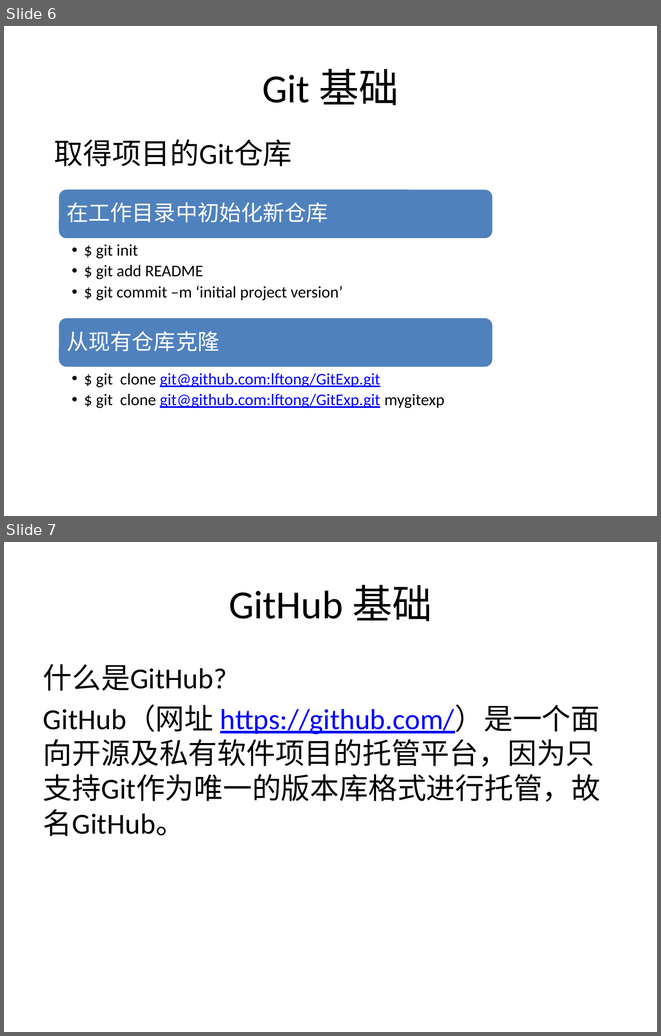
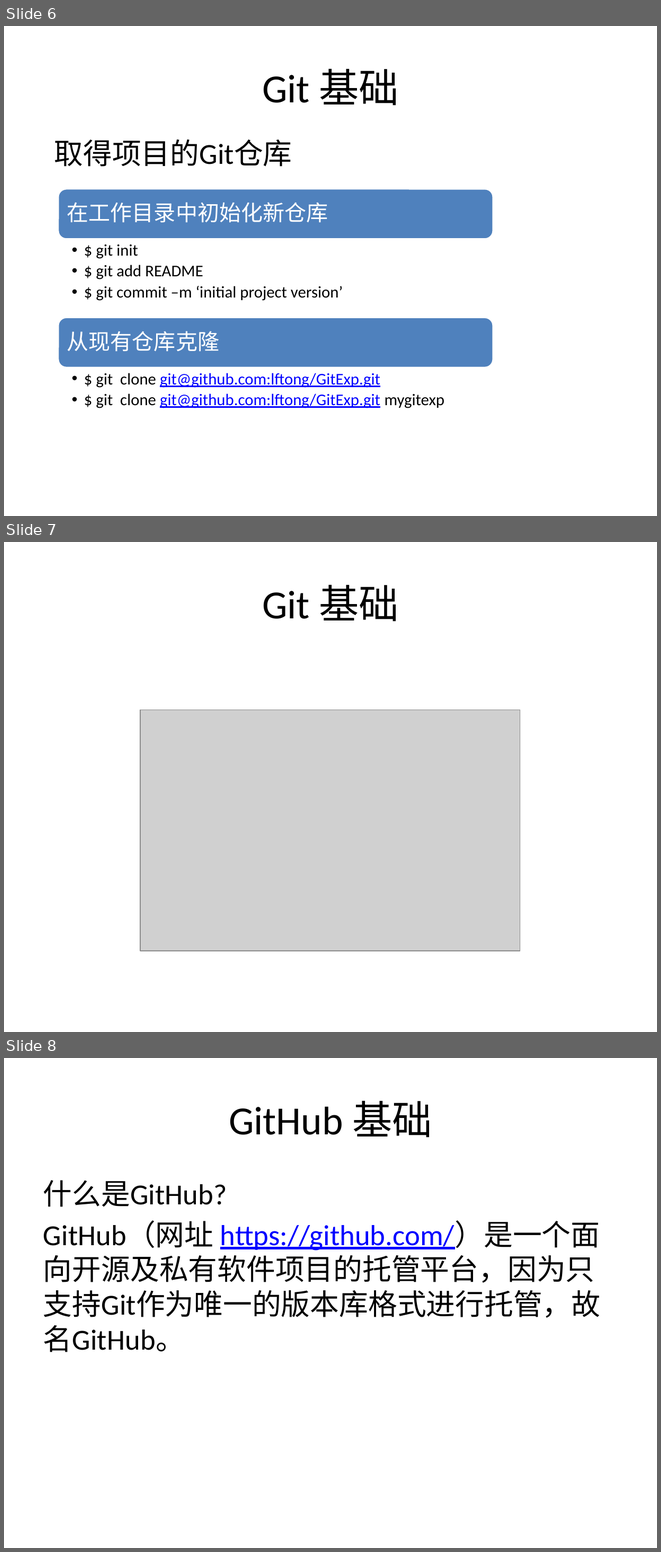
Before and after one commit to lftong/tong-doc, a slide deck: Git Primer.pptx. Shown one above the other, each under a label of ours: slides 6 and 7 before the commit, slides 6, 7 and 8 after it. The pictures are 661x1036 and 661x1552 pixels, drawn with LibreOffice and Linux fonts; fonts in the diff are those of the drawing; grey boxes stand for pictures. Boxes give left, top, right and bottom in pixels: in the first picture for what was removed or moved away, otherwise in the second. Text is boxed around its words. In the diff, an @@ line names an element or a change of style, - is before the commit and + after.

Commit message:
edit

```diff
--- a/Git Primer.pptx
+++ b/Git Primer.pptx
@@ slide 7 added at [4, 542, 657, 1032], background #FFFFFF @@
@@ title added at [262, 584, 399, 622], 44 pt, text #000000 @@
+Git 基础
@@ picture added at [140, 710, 521, 951] @@
@@ what was slide 7 is now slide 8 @@
```
